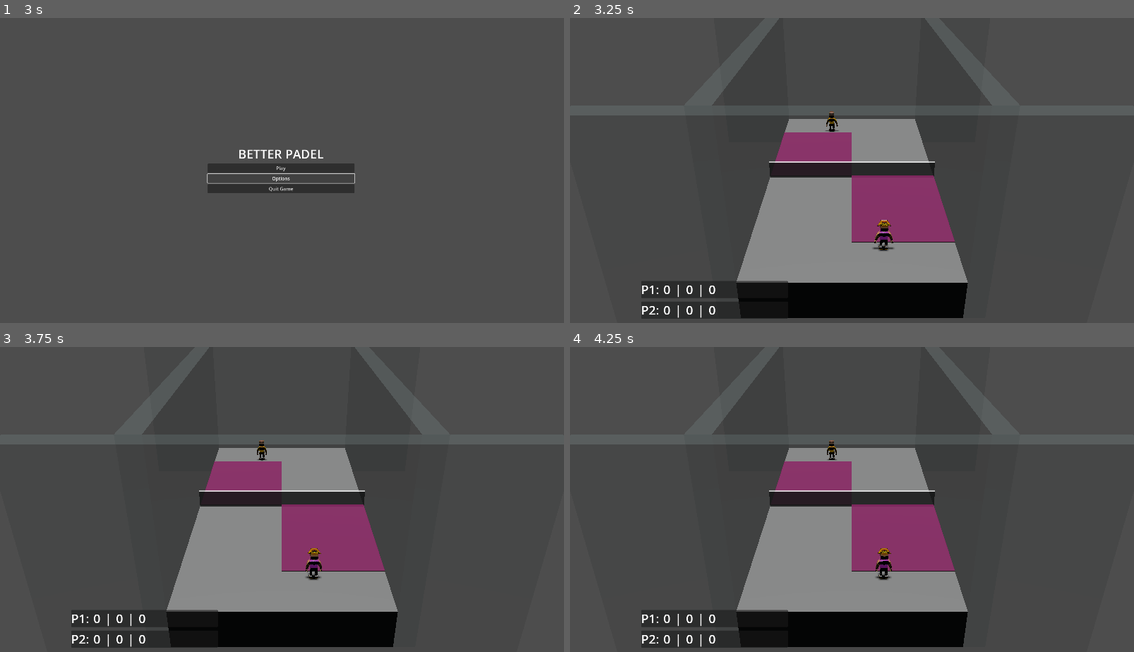
Above: before the commit, frames 1-4 (two rows, left to right).
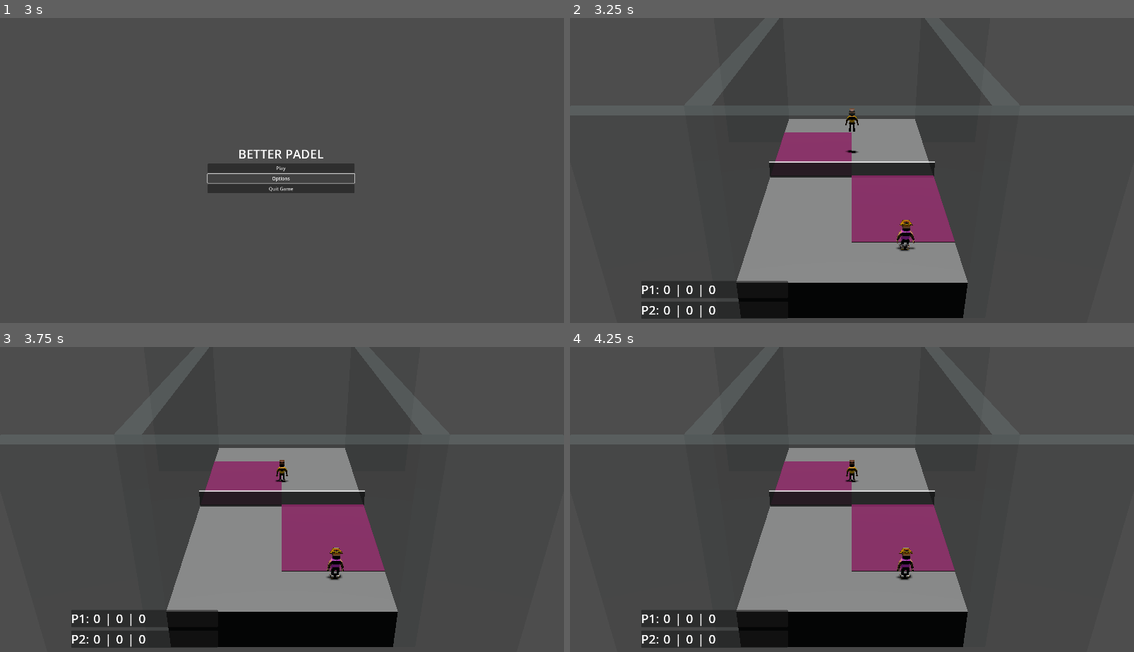
Above: after the commit, the same moments.

Repository: nicolassantibanez/padel-arcade
Game: Godot game, scene res://scenes/main_menu.tscn
Same seed, same stepped clock (60 frames per second), same inputs: the game is played once before the commit and once after it. Sound files missing from this copy of the repository are replaced by a short silence.
Inputs (mouse positions are in pixels of both pictures, inside the frame that each line leads up to):
- Up to frame 1 (3 s): click "Play" at 0.5 s; click "Play" at 1.25 s; click "Play" at 2 s; click "Options" at 2.75 s
- Up to frame 2 (3.25 s): no input
- Up to frame 3 (3.75 s): move the mouse to (406, 490) at 3.52 s; tap Space (shoot_ball) at 3.6 s
- Up to frame 4 (4.25 s): no input

Frame 1 is identical in both runs. In frame 2, 0.6% of the frame differs, in the area x 45-62%, y 29-77%; in frame 3, 0.6%; in frame 4, 0.6%.
Error before the commit: Cannot call method 'change_scene_to_file' on a null value. (res://scripts/main_menu.gd:30)
Error after the commit: Parse Error: Too few arguments for "change_to_serve_state()" call. Expected at least 2 but received 1. (res://scripts/team_manager.gd:83)

Commit message:
feat: player's states refactor

Diff:
--- a/scripts/end_point.gd
+++ /dev/null
@@ -1,12 +0,0 @@
-extends PlayerState
-
-class_name PlayerEndPointState
-
-func _init():
-    pass
-
-func handle_input(_delta: float, player: Player):
-    pass
-
-func update(delta: float, player: Player):
-    pass
--- a/scripts/player/play_state.gd
+++ /dev/null
@@ -1,15 +0,0 @@
-extends PlayerState
-
-class_name PlayerPlayState
-
-
-func _init():
-	pass
-
-
-func handle_input(_delta: float, player: Player):
-	player.free_input()
-
-
-func update(delta: float, player: Player):
-	player.normal_movement(delta)
--- a/scripts/player/player.gd
+++ b/scripts/player/player.gd
@@ -6,7 +6,14 @@
 # --- SIGNALS ---
 signal ball_hit(id: int, hit_angle: float, ball: Ball)
 ## TODO: Describe signal
-signal ball_hit_power(id: int, ball: Ball, shot_speed: float, speed_multiplier: float, lift_angle: float, rotation_angle: float)
+signal ball_hit_power(
+	id: int,
+	ball: Ball,
+	shot_speed: float,
+	speed_multiplier: float,
+	lift_angle: float,
+	rotation_angle: float
+)
 # Signal used to notify when player has served
 signal service_hit(player: Player)
 # Signal used to notify when player has served
@@ -25,7 +32,7 @@
 # --- CONSTS ---
 const MAX_HIT_CHARGE: float = 1.0
 const HIT_COOLDOWN_TIME: float = 1.0
-const HIT_LIFT_ANGLE: float  = deg_to_rad(15)
+const HIT_LIFT_ANGLE: float = deg_to_rad(15)
 
 # --- EXPORTS ---
 # ID used to identify the player from other players
@@ -85,11 +92,27 @@
 var hit_in_cooldown: bool = false
 
 ## Player's current state
-var _state: PlayerState
+var _state: PlayerState:
+	set(state):
+		_state = state
+
+
+func start_charging_service():
+	shot_started = Time.get_ticks_msec()
+	charging_shot_started.emit(shot_started)
+
+
+func hit_service(angle_deviation: float):
+	var ended_at = Time.get_ticks_msec()
+	var pressed_seconds: float = (ended_at - shot_started) / 1000.0
+	charging_shot_ended.emit(ended_at)
+	## Activate can hit cooldown timer
+	hit_timer.call_deferred("start")
+	service_power_hit.emit(self, angle_deviation, _get_shot_speed(pressed_seconds, HIT_LIFT_ANGLE))
 
 
 func _ready():
-	_state = PlayerPlayState.new()
+	_state = PlayerPlayState.new(self)
 	animation_player = character_model.get_node("./AnimationPlayer")
 	add_child(hit_timer)
 
@@ -108,39 +131,39 @@
 
 
 func _process(delta):
-	_state.handle_input(delta, self)
+	_state.handle_process(delta)
 
 
 func _physics_process(delta):
-	_state.update(delta, self)
-
-
-## Changes the [Player] current state to [EndPointState]
+	_state.handle_physics_process(delta)
+
+
+## Changes the [Player] current state to [PlayerPointEndedState]
 func change_to_point_ended_state(_won: bool):
 	# TODO: Poner animaciones de victoria o derrota
-	_state = PlayerEndPointState.new()
-	state_changed.emit(PlayerEndPointState)
+	_state.to_point_ended_state()
+	state_changed.emit(PlayerPointEndedState)
 
 
 ## Changes the [Player] current state to [WaitState]
 func change_to_wait_state(wait_position: Vector3):
-	_state = PlayerWaitState.new(self, wait_position)
+	_state.to_wait_state(wait_position)
 	state_changed.emit(PlayerWaitState)
 
 
 ## Changes the [Player] current state to [ReceiveState]
 func change_to_receive_state(receive_position: Vector3):
-	_state = PlayerReceiveState.new(self, receive_position)
+	_state.to_receive_state(receive_position)
 
 
 ## Changes the [Player] current state to [ServeState]
-func change_to_serve_state(serving_position: Vector3):
-	_state = PlayerServeState.new(self, serving_position)
+func change_to_serve_state(serving_position: Vector3, service_hit_angle: float):
+	_state.to_serve_state(serving_position, service_hit_angle)
 
 
 ## Changes the [Player] current state to [PlayState]
 func change_to_play_state(_new_ball: Ball):
-	_state = PlayerPlayState.new()
+	_state.to_play_state()
 
 
 ## Callback function for ball entering the early hit zone
--- a/scripts/player/player_state.gd
+++ /dev/null
@@ -1,9 +0,0 @@
-class_name PlayerState
-extends Node2D
-
-func handle_input(_delta: float, _player: Player):
-    pass
-
-# Writing _delta instead of delta here prevents the unused variable warning.
-func update(_delta: float, _player: Player):
-    pass
--- a/scripts/player/receive_state.gd
+++ /dev/null
@@ -1,15 +0,0 @@
-extends PlayerState
-
-class_name PlayerReceiveState
-
-# var player: Player
-func _init(a_player: Player, receive_position: Vector3):
-    print("Player", a_player.player_id, ": IN RECEIVE STATE!")
-    var player = a_player
-    player.global_position = Vector3(receive_position.x, receive_position.y, receive_position.z)
-
-func handle_input(_delta: float, player: Player):
-    player.free_input()
-
-func update(delta: float, player: Player):
-    player.normal_movement(delta)
--- a/scripts/player/serve_state.gd
+++ /dev/null
@@ -1,66 +0,0 @@
-extends PlayerState
-
-class_name PlayerServeState
-
-# var player: Player
-var debug_marker_scene: Resource = preload ("res://scenes/debug_marker.tscn")
-var shot_rotation: float = 0.0
-
-func _init(a_player: Player, serving_position: Vector3):
-	print("IN PLAYER SERVE STATE!")
-	var player = a_player
-	player.global_position = Vector3(serving_position.x, serving_position.y, serving_position.z)
-
-func handle_input(delta: float, player: Player):
-	# Serve mechanics
-	# if press serving button
-	# then throw ball to diagonal square
-	# Emit signal, that u have serve
-	# Manager passes to play state & so do players
-	if Input.is_action_just_pressed("hit_ball_" + str(player.player_id)):
-		player.shot_started = Time.get_ticks_msec()
-		player.charging_shot_started.emit(player.shot_started)
-	elif Input.is_action_just_released("hit_ball_" + str(player.player_id)):
-		var ended_at = Time.get_ticks_msec()
-		var pressed_seconds: float = (ended_at - player.shot_started) / 1000.0
-		player.charging_shot_ended.emit(ended_at)
-		## Activate can hit cooldown timer
-		player.hit_timer.call_deferred("start")
-		# hit_in_cooldown = true
-		player.service_power_hit.emit(player, shot_rotation, player._get_shot_speed(pressed_seconds, player.HIT_LIFT_ANGLE))
-		# player.service_hit.emit(player)
-
-func update(delta: float, player: Player):
-	var direction = Vector3.ZERO
-
-	# We check for each move input and update the direction accordingly
-	# if Input.is_action_pressed("move_right_" + str(player.player_id)):
-	# 	direction.x += 1
-	# if Input.is_action_pressed("move_left_" + str(player.player_id)):
-	# 	direction.x -= 1
-	if Input.is_action_pressed("move_right_" + str(player.player_id)):
-		shot_rotation = min(shot_rotation - delta, - 50 * PI / 180)
-	if Input.is_action_pressed("move_left_" + str(player.player_id)):
-		shot_rotation = maxf(shot_rotation + delta, 50 * PI / 180)
-
-	if direction != Vector3.ZERO: # Si nos estamos moviendo
-		direction = direction.normalized()
-		player.animation_player.play("Walk")
-		# Setting the basis property will affect the rotation of the node.
-		# TODO: Que el jugador mire al frente.
-		player.pivot.basis = Basis.looking_at(direction)
-	else: # No moving
-		player.animation_player.play("Idle")
-
-	# Ground Velocity
-	var to_move = Vector3(direction.x * player.speed, 0, direction.z * player.speed)
-
-	player.target_velocity.x = to_move.x
-	player.target_velocity.z = to_move.z
-	# Vertical velocity
-	if not player.is_on_floor(): # Falls when not on the ground
-		player.target_velocity.y = player.target_velocity.y - (player.fall_acceleration * delta)
-
-	# Moving Character
-	player.velocity = player.target_velocity
-	player.move_and_slide()
--- /dev/null
+++ b/scripts/player/states/play_state.gd
@@ -0,0 +1,14 @@
+class_name PlayerPlayState
+extends PlayerState
+
+
+func _init(a_player: Player):
+	super(a_player)
+
+
+func handle_process(_delta: float):
+	player.free_input()
+
+
+func handle_physics_process(delta: float):
+	player.normal_movement(delta)
--- /dev/null
+++ b/scripts/player/states/player_state.gd
@@ -0,0 +1,49 @@
+class_name PlayerState
+extends Node
+
+# --- SIGNALS ---
+signal serve_direction_changed(id: int, hit_angle: float, ball: Ball)
+
+@onready var player: Player
+
+
+func _init(a_player: Player) -> void:
+	player = a_player
+
+
+func handle_process(_delta: float):
+	pass
+
+
+func handle_physics_process(_delta: float):
+	pass
+
+
+func to_receive_state(receive_position: Vector3) -> void:
+	player.global_position = Vector3(receive_position.x, receive_position.y, receive_position.z)
+	var receive_state = PlayerReceiveState.new(player)
+	player.set_state(receive_state)
+
+
+func to_play_state() -> void:
+	var play_state = PlayerPlayState.new(player)
+	player.set_state(play_state)
+
+
+func to_serve_state(serving_position: Vector3, service_hit_angle: float) -> void:
+	player.global_position = Vector3(serving_position.x, serving_position.y, serving_position.z)
+	# arrow = arrowScene.instantiate()
+	# player.add_child(arrow)
+	var serve_state = PlayerServeState.new(player, service_hit_angle)
+	player.set_state(serve_state)
+
+
+func to_wait_state(wait_position: Vector3):
+	player.global_position = Vector3(wait_position.x, wait_position.y, wait_position.z)
+	var wait_state = PlayerWaitState.new(player)
+	player.set_state(wait_state)
+
+
+func to_point_ended_state():
+	var point_ended_state = PlayerPointEndedState.new(player)
+	player.set_state(point_ended_state)
--- /dev/null
+++ b/scripts/player/states/point_ended_state.gd
@@ -0,0 +1,14 @@
+class_name PlayerPointEndedState
+extends PlayerState
+
+
+func _init(a_player: Player):
+	super(a_player)
+
+
+func handle_process(_delta: float):
+	pass
+
+
+func handle_physics_process(_delta: float):
+	pass
--- /dev/null
+++ b/scripts/player/states/receive_state.gd
@@ -0,0 +1,15 @@
+extends PlayerState
+
+class_name PlayerReceiveState
+
+
+func _init(a_player: Player):
+	super(a_player)
+
+
+func handle_process(_delta: float):
+	player.free_input()
+
+
+func handle_physics_process(delta: float):
+	player.normal_movement(delta)
--- /dev/null
+++ b/scripts/player/states/serve_state.gd
@@ -0,0 +1,76 @@
+class_name PlayerServeState
+extends PlayerState
+
+signal serve_rotation(rotation: float)
+
+var arrowScene = preload("res://debug/draw_3d.tscn")
+var arrow: Arrow3D
+
+# var player: Player
+var debug_marker_scene: Resource = preload("res://scenes/debug_marker.tscn")
+var shot_rotation: float = 0.0:
+	set(value):
+		serve_rotation.emit(value)
+		shot_rotation = value
+const rotation_speed: float = 10.0
+
+
+func _init(a_player: Player, service_hit_angle: float):
+	super(a_player)
+	shot_rotation = service_hit_angle
+	arrow = arrowScene.instantiate()
+	a_player.add_child(arrow)
+
+
+func handle_process(_delta: float):
+	# Serve mechanics
+	# if press serving button
+	# then throw ball to diagonal square
+	# Emit signal, that u have serve
+	# Manager passes to play state & so do players
+	if Input.is_action_just_pressed("hit_ball_" + str(player.player_id)):
+		player.start_charging_service()
+	elif Input.is_action_just_released("hit_ball_" + str(player.player_id)):
+		player.hit_service(shot_rotation)
+
+
+func handle_physics_process(_delta: float):
+	var direction = Vector3.ZERO
+
+	# We check for each move input and update the direction accordingly
+	# if Input.is_action_pressed("move_right_" + str(player.player_id)):
+	# 	direction.x += 1
+	# if Input.is_action_pressed("move_left_" + str(player.player_id)):
+	# 	direction.x -= 1
+	if Input.is_action_pressed("move_right_" + str(player.player_id)):
+		# shot_rotation = min(shot_rotation - _delta * rotation_speed, - 50 * PI / 180)
+		shot_rotation = shot_rotation - _delta * rotation_speed
+	if Input.is_action_pressed("move_left_" + str(player.player_id)):
+		# shot_rotation = maxf(shot_rotation + _delta * rotation_speed, 50 * PI / 180)
+		shot_rotation = shot_rotation + _delta * rotation_speed
+
+	if direction != Vector3.ZERO:  # Si nos estamos moviendo
+		direction = direction.normalized()
+		player.animation_player.play("Walk")
+		# Setting the basis property will affect the rotation of the node.
+		# TODO: Que el jugador mire al frente.
+		player.pivot.basis = Basis.looking_at(direction)
+	else:  # No moving
+		player.animation_player.play("Idle")
+
+	# Ground Velocity
+	var to_move = Vector3(direction.x * player.speed, 0, direction.z * player.speed)
+
+	player.target_velocity.x = to_move.x
+	player.target_velocity.z = to_move.z
+	# Vertical velocity
+	if not player.is_on_floor():  # Falls when not on the ground
+		player.target_velocity.y = player.target_velocity.y - (player.fall_acceleration * _delta)
+
+	# Moving Character
+	player.velocity = player.target_velocity
+	player.move_and_slide()
+
+	if arrow:
+		# arrow.direction = Vector3.BACK.rotated(Vector3.UP, deg_to_rad(shot_rotation))
+		arrow.direction = Vector3.BACK.rotated(Vector3.UP, PI / 8 + shot_rotation)
--- /dev/null
+++ b/scripts/player/states/wait_state.gd
@@ -0,0 +1,6 @@
+class_name PlayerWaitState
+extends PlayerState
+
+
+func _init(a_player: Player):
+	super(a_player)
--- a/scripts/player/wait_state.gd
+++ /dev/null
@@ -1,9 +0,0 @@
-extends PlayerState
-
-class_name PlayerWaitState
-
-# var player: Player
-func _init(a_player: Player, wait_position: Vector3):
-    print("Player", a_player.player_id, ": IN WAIT STATE!")
-    var player = a_player
-    player.global_position = Vector3(wait_position.x, wait_position.y, wait_position.z)
--- a/scripts/team_manager.gd
+++ b/scripts/team_manager.gd
@@ -130,7 +130,13 @@
 
 ## Callback function when a [Player] hits a ball with power
 func _on_player_ball_hit_power(
-	_player_id: int, ball: Ball, shot_speed: float, speed_multiplier: float, lift_angle: float, rotation_angle: float):
+	_player_id: int,
+	ball: Ball,
+	shot_speed: float,
+	speed_multiplier: float,
+	lift_angle: float,
+	rotation_angle: float
+):
 	# TODO: Check speed_multiplier not working as expected (keeps being 1)
 	print("[TEAM MANAGER] SPEED MULTIPLIER: ", speed_multiplier)
 	if not turn_to_hit:
@@ -159,8 +165,13 @@
 		service_hit.emit(hit_direction, hit_angle, serving_player.global_position + Vector3.UP)
 	# _deprecated_copy_ball_on_hit(ball, hit_direction, hit_angle)
 
+
 ## Callback function when a [Player] serves
-func _on_player_service_power_hit(serving_player: Player, angle_devaition: float, shot_speed: float):
+func _on_player_service_power_hit(
+	serving_player: Player, angle_devaition: float, shot_speed: float
+):
 	if players[serving_player_index].player_id == serving_player.player_id:
 		var hit_angle = service_hit_angle + angle_devaition
-		service_power_hit.emit(hit_direction, hit_angle, shot_speed, serving_player.global_position + Vector3.UP)
+		service_power_hit.emit(
+			hit_direction, hit_angle, shot_speed, serving_player.global_position + Vector3.UP
+		)
